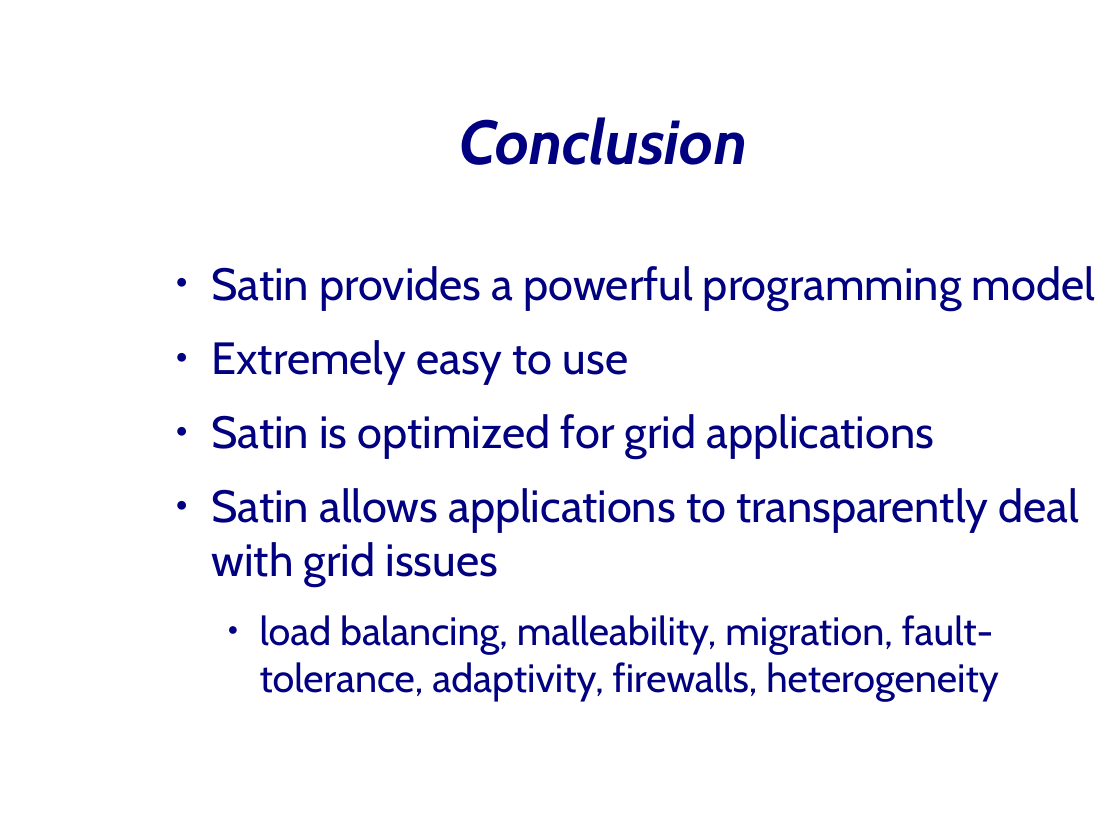
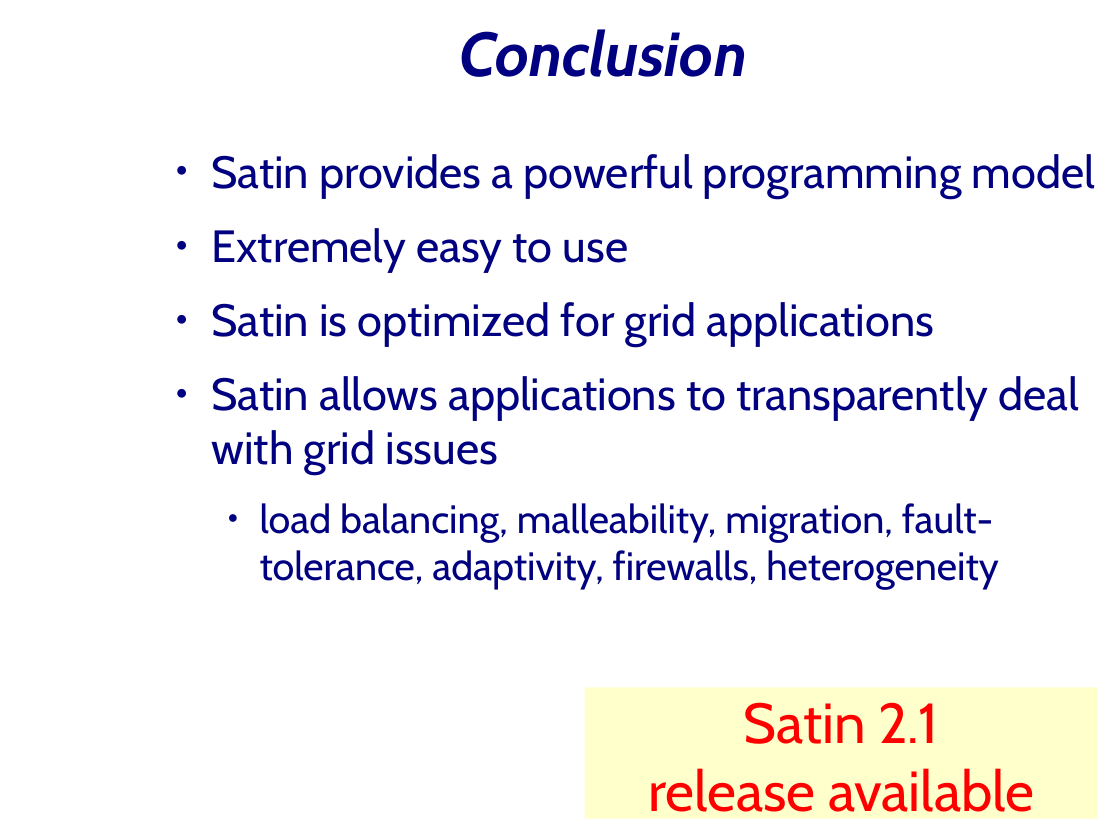
Before and after one commit to JungleComputing/www, a slide deck: slide 35 of tutorial/20080519-CCGrid08-Part-6-Satin-Short.odp (slide 33 before the commit). Drawn at 1120x840 pixels with LibreOffice and Linux fonts; fonts in the diff are those of the drawing; background and template pictures are left out. Boxes give left, top, right and bottom in pixels: in the first picture for what was removed or moved away, otherwise in the second. Text is boxed around its words. In the diff, an @@ line names an element or a change of style, - is before the commit and + after.

```diff
--- a/tutorial/20080519-CCGrid08-Part-6-Satin-Short.odp
+++ b/tutorial/20080519-CCGrid08-Part-6-Satin-Short.odp
@@ title "Conclusion" moved from (x1=459, y1=117, x2=747, y2=165) to (x1=459, y1=29, x2=747, y2=77) @@
@@ text "Satin provides a powerful programming ..." moved from (x1=212, y1=266, x2=1095, y2=701) to (x1=212, y1=154, x2=1095, y2=589) @@
@@ rectangle added at (x1=585, y1=687, x2=1099, y2=818), fill #FFFFCC, 40 pt, text #FF0000 @@
+Satin 2.1
+release available
```
Also in this commit, not shown: 1 other slide changed, 2 slides added, 10 other files.
